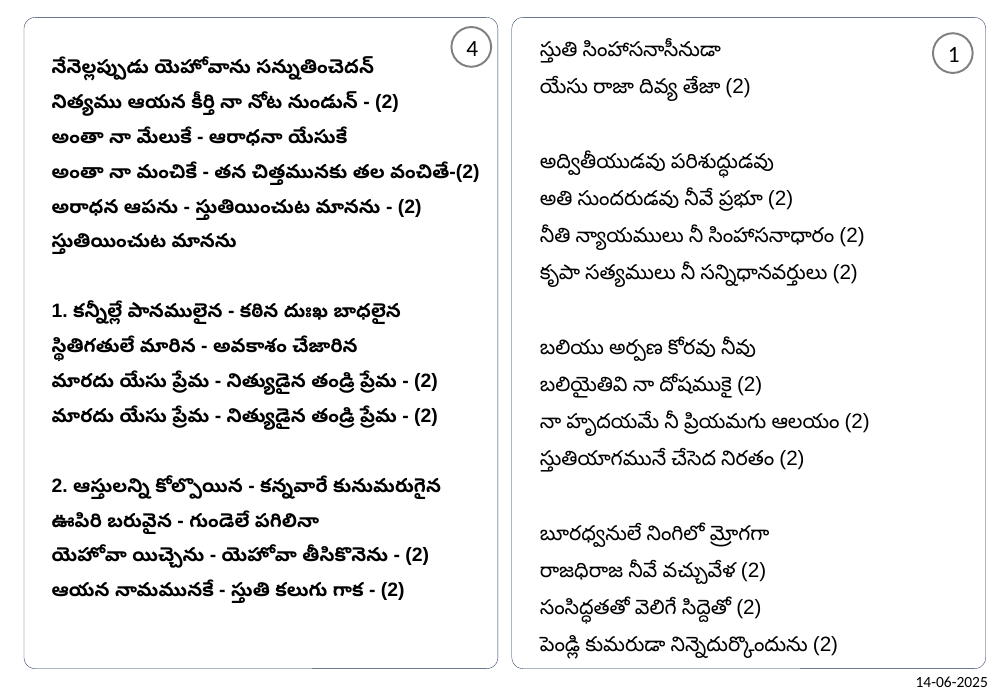
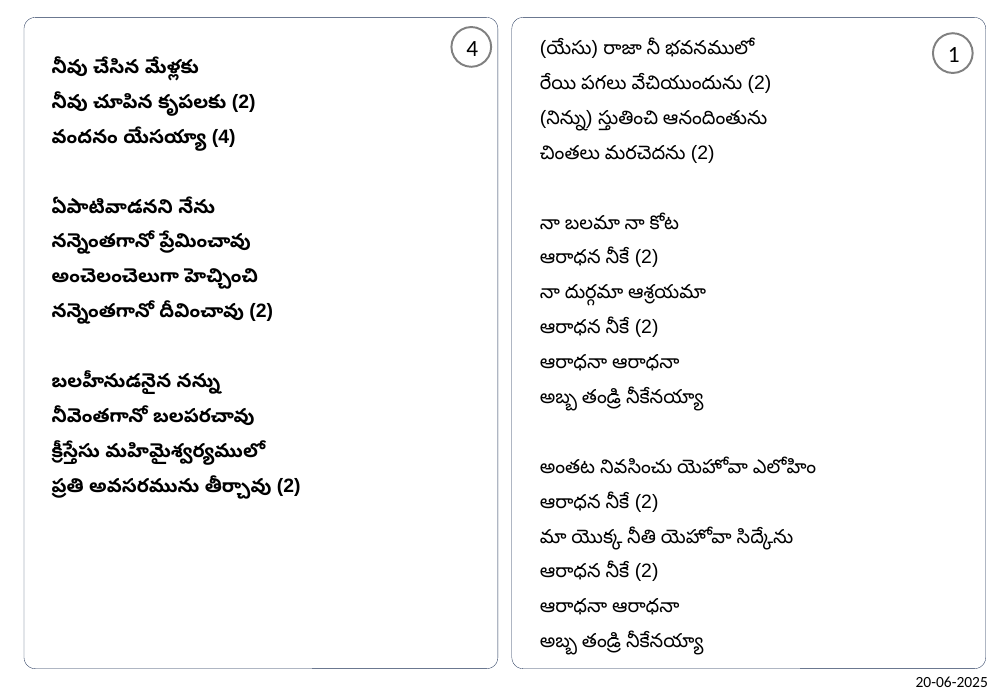
Before and after one commit to venu-webdev/songsDb, a slide deck: slide 1 of songsTemplate.pptx. Drawn at 1008x698 pixels with LibreOffice and Linux fonts; fonts in the diff are those of the drawing. Boxes give left, top, right and bottom in pixels: in the first picture for what was removed or moved away, otherwise in the second. Text is boxed around its words. In the diff, an @@ line names an element or a change of style, - is before the commit and + after.

```diff
--- a/songsTemplate.pptx
+++ b/songsTemplate.pptx
@@ text at <box>52,59,301,499</box>: text changed @@
-నేనెల్లప్పుడు యెహోవాను సన్నుతించెదన్‌
-నిత్యము ఆయన కీర్తి నా నోట నుండున్‌ - (2)
-అంతా నా మేలుకే - ఆరాధనా యేసుకే
-అంతా నా మంచికే - తన చిత్తమునకు తల వంచితే-(2)
-అరాధన ఆపను - స్తుతియించుట మానను - (2)
-స్తుతియించుట మానను
-1. కన్నీల్లే పానములైన - కఠిన దుఃఖ బాధలైన
-స్థితిగతులే మారిన - అవకాశం చేజారిన
-మారదు యేసు ప్రేమ - నిత్యుడైన తండ్రి ప్రేమ - (2)
-మారదు యేసు ప్రేమ - నిత్యుడైన తండ్రి ప్రేమ - (2)
-2. ఆస్తులన్ని కోల్పొయిన - కన్నవారే కునుమరుగైన
-ఊపిరి బరువైన - గుండెలే పగిలినా
-యెహోవా యిచ్చెను - యెహోవా తీసికొనెను - (2)
-ఆయన నామమునకే - స్తుతి కలుగు గాక - (2)
+నీవు చేసిన మేళ్లకు
+నీవు చూపిన కృపలకు (2)
+వందనం యేసయ్యా (4)
+ఏపాటివాడనని నేను
+నన్నెంతగానో ప్రేమించావు
+అంచెలంచెలుగా హెచ్చించి
+నన్నెంతగానో దీవించావు (2)
+బలహీనుడనైన నన్ను
+నీవెంతగానో బలపరచావు
+క్రీస్తేసు మహిమైశ్వర్యములో
+ప్రతి అవసరమును తీర్చావు (2)
@@ text at <box>540,39,816,655</box>: text changed; size 16 to 15 pt @@
-స్తుతి సింహాసనాసీనుడా
-యేసు రాజా దివ్య తేజా (2)
-అద్వితీయుడవు పరిశుద్ధుడవు
-అతి సుందరుడవు నీవే ప్రభూ (2)
-నీతి న్యాయములు నీ సింహాసనాధారం (2)
-కృపా సత్యములు నీ సన్నిధానవర్తులు (2)
-బలియు అర్పణ కోరవు నీవు
-బలియైతివి నా దోషముకై (2)
-నా హృదయమే నీ ప్రియమగు ఆలయం (2)
-స్తుతియాగమునే చేసెద నిరతం (2)
-బూరధ్వనులే నింగిలో మ్రోగగా
-రాజధిరాజ నీవే వచ్చువేళ (2)
-సంసిద్ధతతో వెలిగే సిద్దెతో (2)
-పెండ్లి కుమరుడా నిన్నెదుర్కొందును (2)
+(యేసు) రాజా నీ భవనములో
+రేయి పగలు వేచియుందును (2)
+(నిన్ను) స్తుతించి ఆనందింతును
+చింతలు మరచెదను (2)
+నా బలమా నా కోట
+ఆరాధన నీకే (2)
+నా దుర్గమా ఆశ్రయమా
+ఆరాధన నీకే (2)
+ఆరాధనా ఆరాధనా
+అబ్బ తండ్రి నీకేనయ్యా
+అంతట నివసించు యెహోవా ఎలోహిం
+ఆరాధన నీకే (2)
+మా యొక్క నీతి యెహోవా సిద్కేను
+ఆరాధన నీకే (2)
+ఆరాధనా ఆరాధనా
+అబ్బ తండ్రి నీకేనయ్యా
@@ text at <box>916,676,988,687</box>: text changed @@
-14-06-2025
+20-06-2025
```
Also in this commit, not shown: 1 other slide changed, 8 other files.
